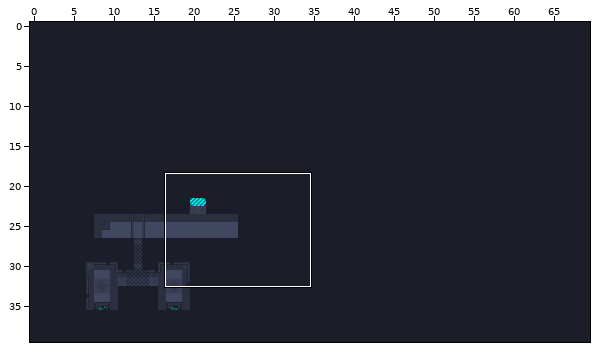
An edit to a level. Tiled map, core/assets/MapCampaign.tmx. The first picture is a wide view before the edit; the outline marks the close-up.
Close-up. Before the commit:
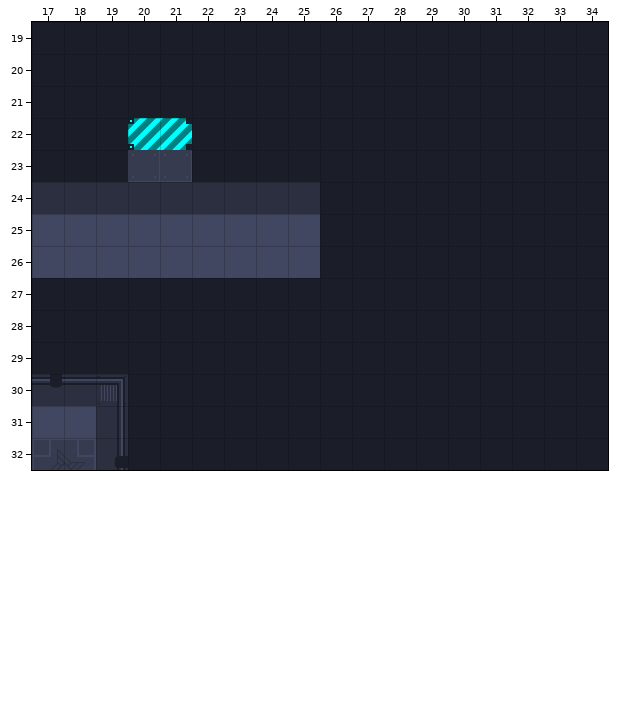
Cells are 32x32 px. Shown: x 17..34, y 19..32. The commit also changed other parts of the map, which this record leaves out.
Once edited:
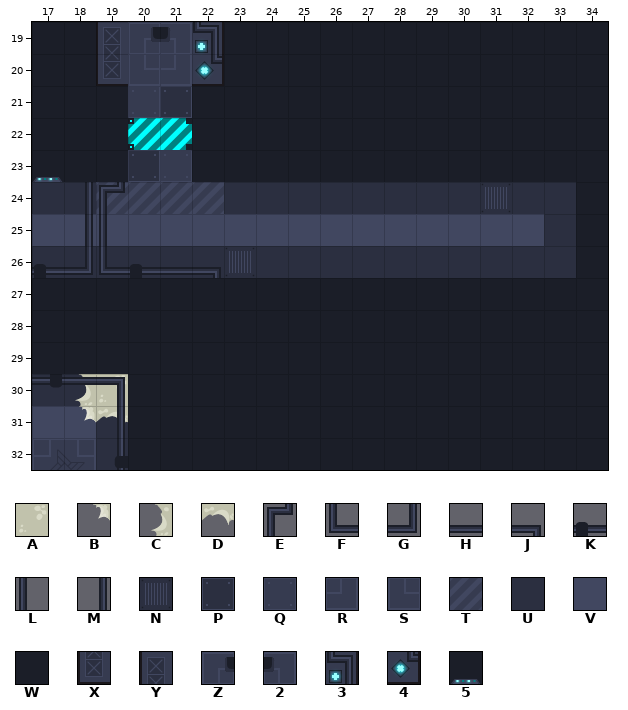
Key: from "Aliens": A 0 "alien_slime_bigcube-01", B 4 "alien_slime_cornerrightu", C 7 "alien_slime_right-01", D 8 "alien_slime_up-01"; from "Pipes": E 3 "blue_pipe_corner_end_lef", F 8 "blue_pipe_corner_leftdow", G 10 "blue_pipe_corner_rightdo", H 12 "blue_pipe_down-01-01", J 13 "blue_pipe_end_down_left-", K 21 "blue_pipe_hold_down-01", L 27 "blue_pipe_left-01", M 28 "blue_pipe_right-01"; from "Spaceship": N 0 "vent_floor-01", P 3 "blue_floortile_withbutto", Q 4 "blue_floortile_withbutto", R 7 "floor_1_3-01", S 8 "floor_1_4-01", T 10 "floor_blue_striped-01", U 11 "floor_blue-02-01", V 16 "floor_tile-03-01", W 17 "wall-01", X 26 "escapeport_1-01", Y 27 "escapeport_2-01", Z 30 "escapeport_5-01", 2 33 "escapeport_8-01", 3 36 "escapeport_11-01", 4 37 "escapeport_12-01", 5 50 "creditkonsole-01".
_ is an empty cell, . an unchanged one.
Changes in this commit:
--- layer "Ground"
@@ x 19..22 @@
-19 WWWW
-20 WWWW
-21 .WW.
+19 YZ23
+20 XSR4
+21 .QP.
@@ x 17..33 @@
-23 W................
-24 ..UUUU...WWWWWWWW
-25 .........WWWWWWWW
-26 VVVVVVVVVWWWWWWWW
+23 5................
+24 ..TTTT...UUUUUNUU
+25 .........VVVVVVVU
+26 UUUUUUNUUUUUUUUUU
--- layer "Alien"
@@ x 18..19 @@
-30 __
-31 __
+30 CA
+31 BD
--- layer "Pipes"
@@ x 17..22 @@
-24 .__...
-25 .__...
-26 ______
+24 .ME...
+25 .ML...
+26 KGFKHJ
Boxes around the changes in both close-ups, in picture pixels (x1, y1, x2, y2):
changed: (96, 22, 224, 118)
changed: (32, 151, 576, 278)
added: (75, 374, 128, 423)
